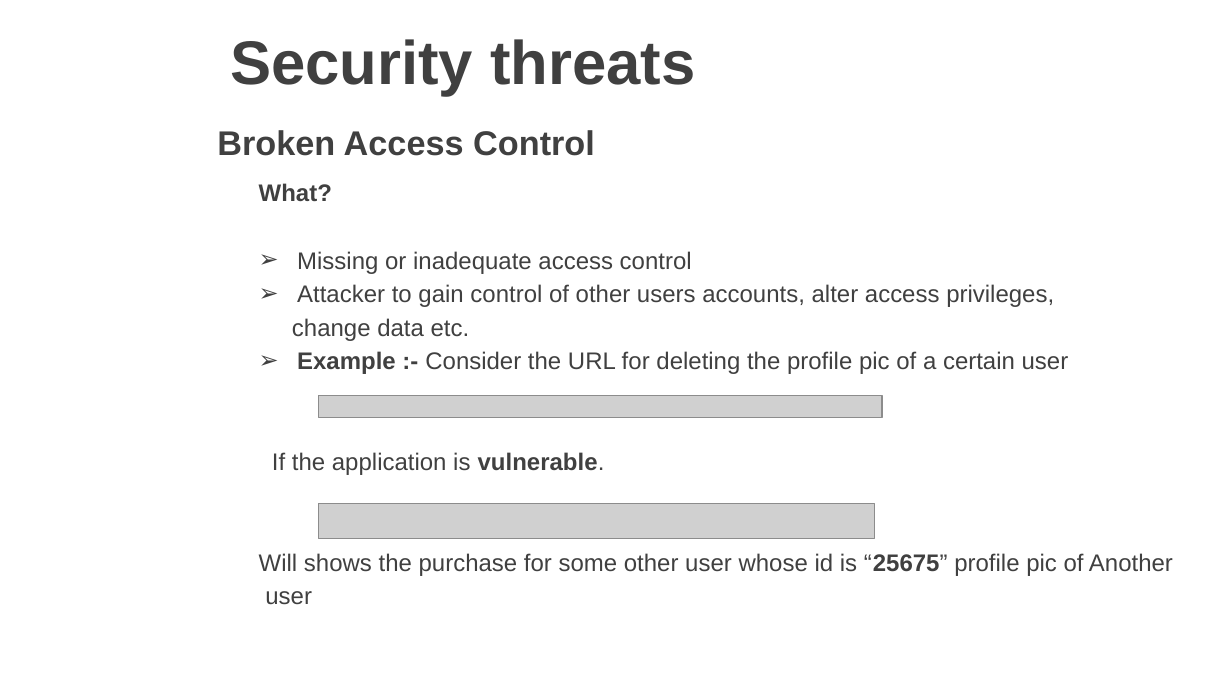
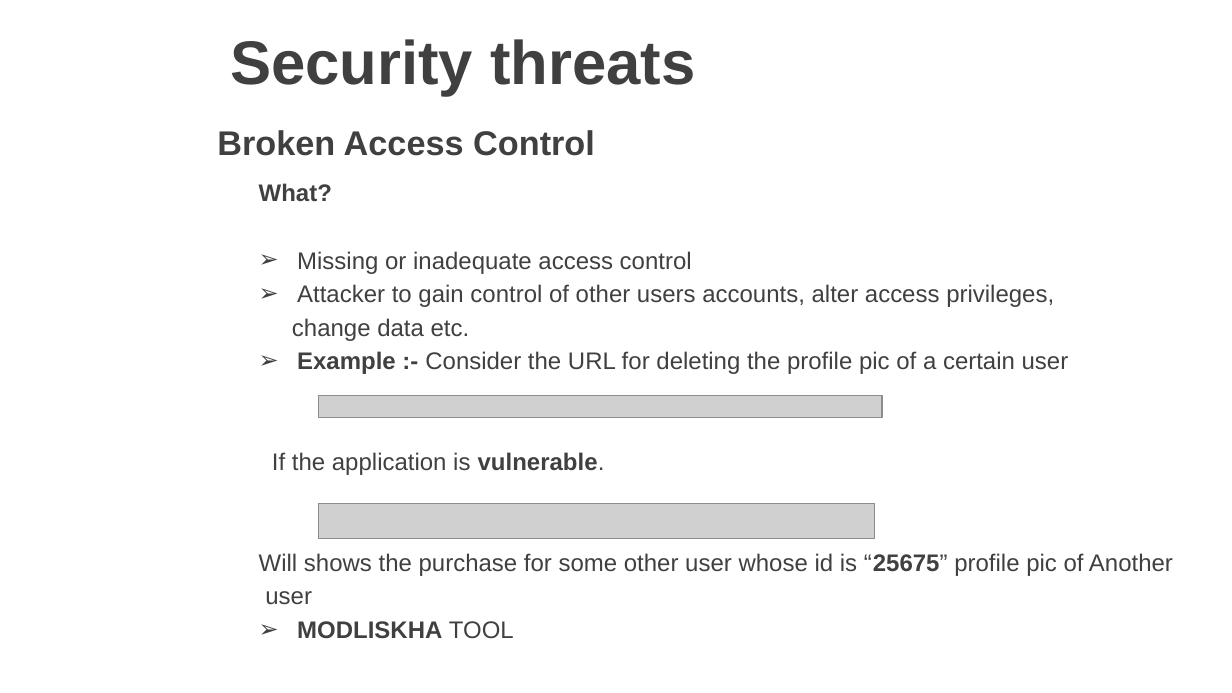
Before and after one commit to vgyureka/DotNetBig, a slide deck: slide 14 of webapiSecurity.pptx (slide 12 before the commit). Drawn at 1232x693 pixels with LibreOffice and Linux fonts; fonts in the diff are those of the drawing; grey boxes stand for pictures; background and template pictures are left out. Boxes give left, top, right and bottom in pixels: in the first picture for what was removed or moved away, otherwise in the second. Text is boxed around its words. In the diff, an @@ line names an element or a change of style, - is before the commit and + after.

Commit message:
Add files via upload
web api security - 11 MARCH 2019

```diff
--- a/webapiSecurity.pptx
+++ b/webapiSecurity.pptx
@@ text at <box>297,621,514,639</box>: paragraph added @@
+➢ MODLISKHA TOOL
```
Also in this commit, not shown: 7 other slides changed, 4 slides added.
